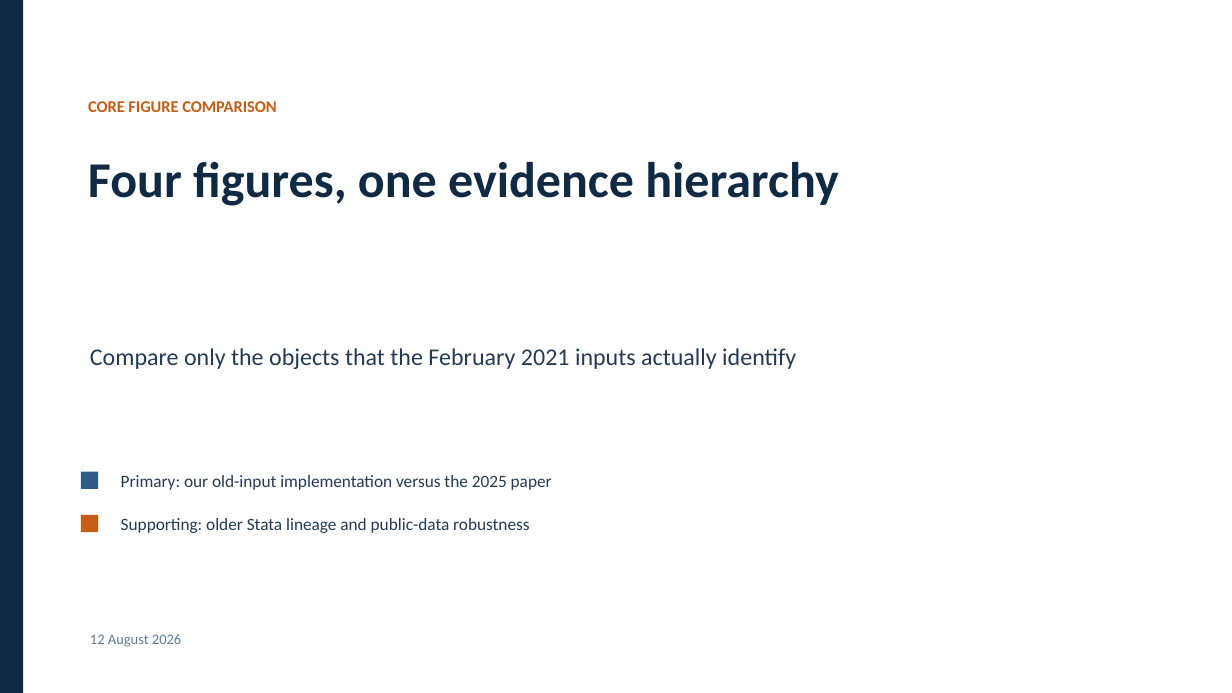
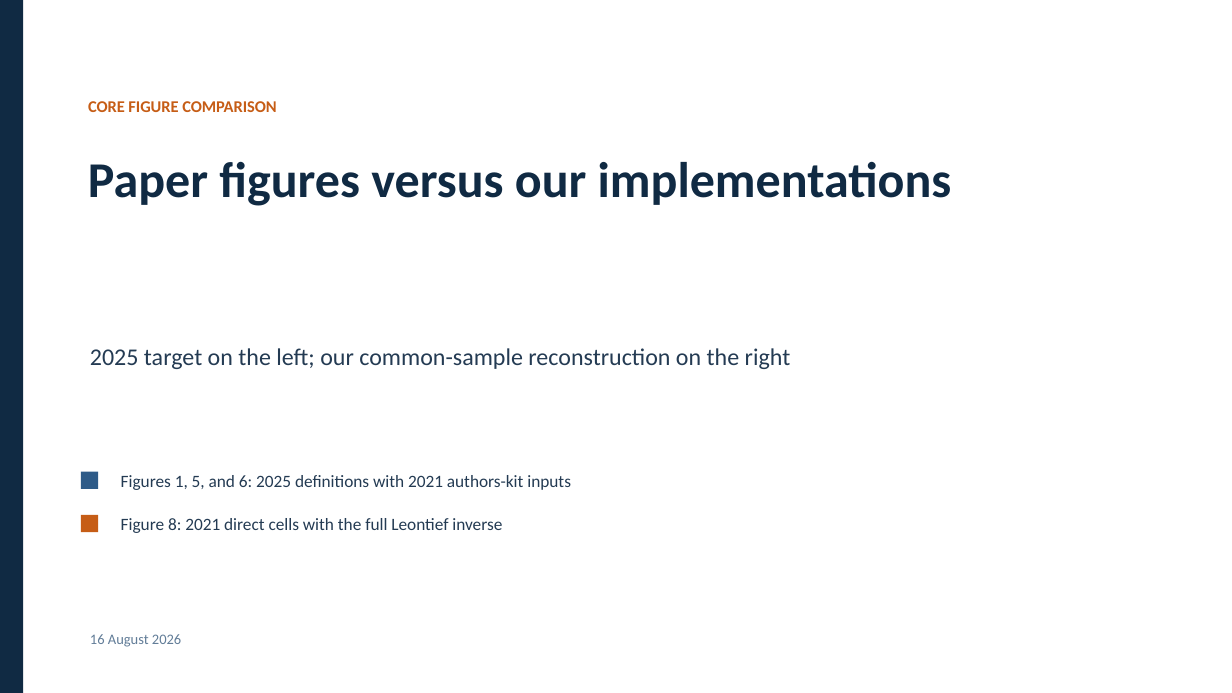
Before and after one commit to lorenz-gorini/mian-sufi-straub2025-saving-glut-replication, a slide deck: slide 1 of Presentation/4_figure_comparison/presentation.pptx. Drawn at 1232x693 pixels with LibreOffice and Linux fonts; fonts in the diff are those of the drawing. Boxes give left, top, right and bottom in pixels: in the first picture for what was removed or moved away, otherwise in the second. Text is boxed around its words. In the diff, an @@ line names an element or a change of style, - is before the commit and + after.

Commit message:
Refresh comparison + extension presentation decks
- add direct Figure 6 and Figure 8 comparisons
- move wealth and heatmap diagnostics to the extension deck
- update presentation sources, QA contracts, and project records

```diff
--- a/Presentation/4_figure_comparison/presentation.pptx
+++ b/Presentation/4_figure_comparison/presentation.pptx
@@ text at <box>88,161,952,206</box>: text changed @@
-Four figures, one evidence hierarchy
+Paper figures versus our implementations
@@ text at <box>90,348,791,369</box>: text changed @@
-Compare only the objects that the February 2021 inputs actually identify
+2025 target on the left; our common-sample reconstruction on the right
@@ text at <box>121,475,571,490</box>: text changed @@
-Primary: our old-input implementation versus the 2025 paper
+Figures 1, 5, and 6: 2025 definitions with 2021 authors-kit inputs
@@ text at <box>121,518,502,533</box>: text changed @@
-Supporting: older Stata lineage and public-data robustness
+Figure 8: 2021 direct cells with the full Leontief inverse
@@ text at <box>90,634,181,647</box>: text changed @@
-12 August 2026
+16 August 2026
```
Also in this commit, not shown: 6 other slides changed, 11 slides removed, 21 other files.
